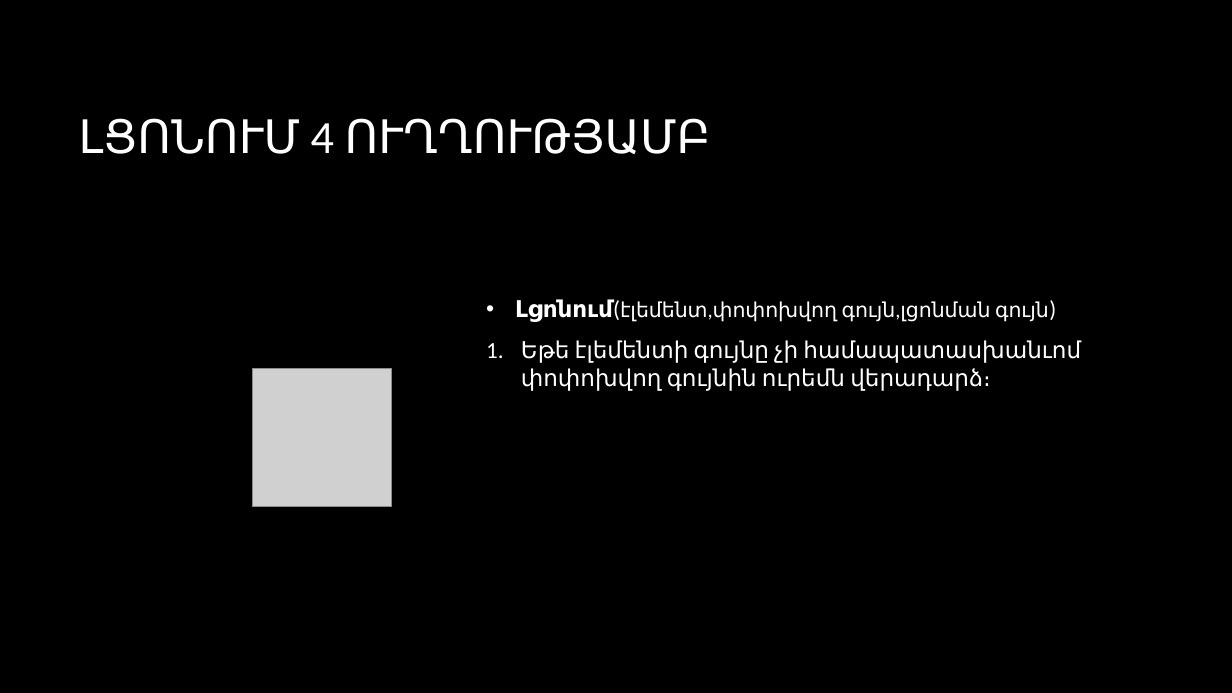
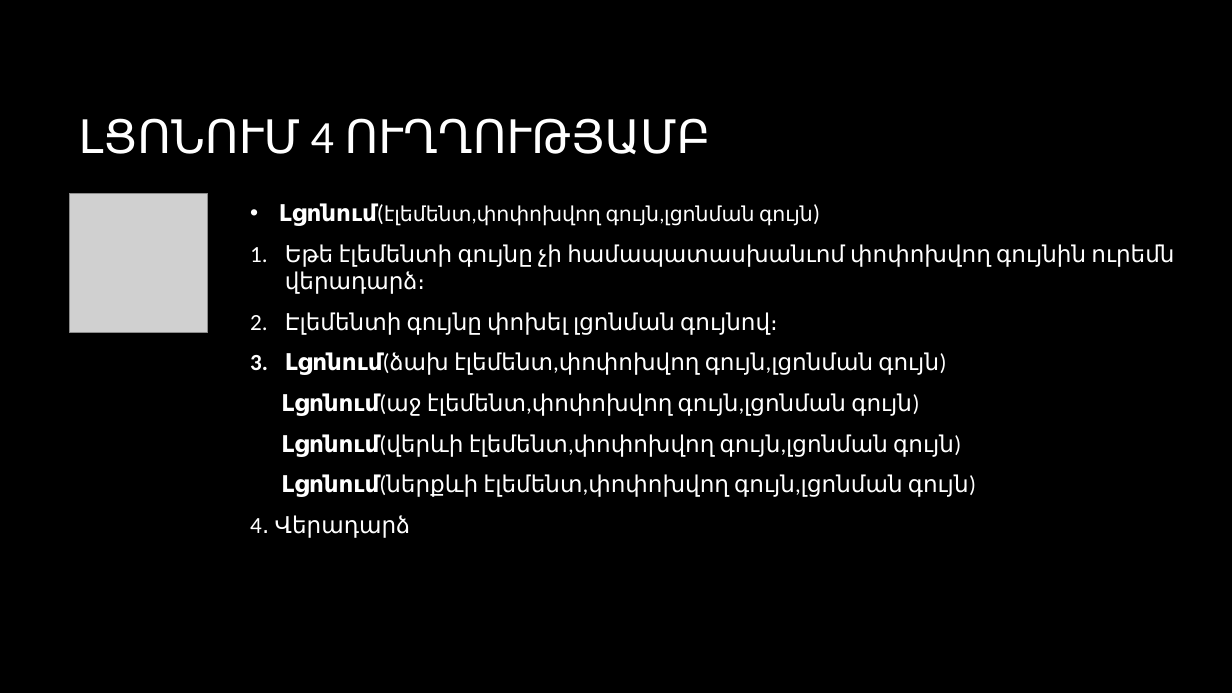
Before and after one commit to CGevorg/OpenKrypton, a slide deck: slide 8 of presentation/Presentation.pptx (slide 9 before the commit). Drawn at 1232x693 pixels with LibreOffice and Linux fonts; fonts in the diff are those of the drawing; grey boxes stand for pictures; background and template pictures are left out. Boxes give left, top, right and bottom in pixels: in the first picture for what was removed or moved away, otherwise in the second. Text is boxed around its words. In the diff, an @@ line names an element or a change of style, - is before the commit and + after.

```diff
--- a/presentation/Presentation.pptx
+++ b/presentation/Presentation.pptx
@@ picture: place and size @@
-picture at box(252, 369, 391, 507)
+picture at box(69, 194, 208, 333)
@@ text "Լցոնում(էլեմենտ,փոփոխվող գույն,լցոնման գույն)": place and size @@
-text "Լցոնում(էլեմենտ,փոփոխվող գույն,լցոնման գույն)" at box(515, 299, 1081, 391)
+text "Լցոնում(էլեմենտ,փոփոխվող գույն,լցոնման գույն)" at box(250, 203, 1174, 538)
@@ text at box(250, 312, 976, 538): paragraphs added @@
+2. Էլեմենտի գույնը փոխել լցոնման գույնով։
+3. Լցոնում(ձախ էլեմենտ,փոփոխվող գույն,լցոնման գույն)
+Լցոնում(աջ էլեմենտ,փոփոխվող գույն,լցոնման գույն)
+Լցոնում(վերևի էլեմենտ,փոփոխվող գույն,լցոնման գույն)
+Լցոնում(ներքևի էլեմենտ,փոփոխվող գույն,լցոնման գույն)
+4․ Վերադարձ
```
Also in this commit, not shown: 10 other slides changed, 6 slides added, 2 slides removed, 1 other file.
